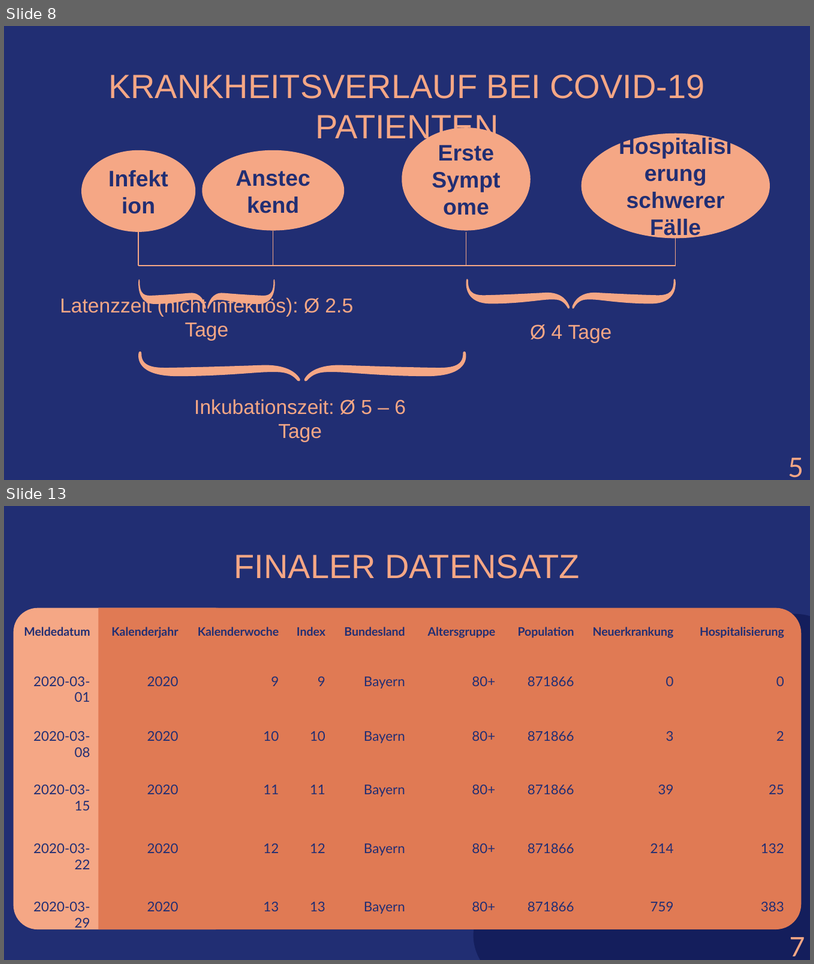
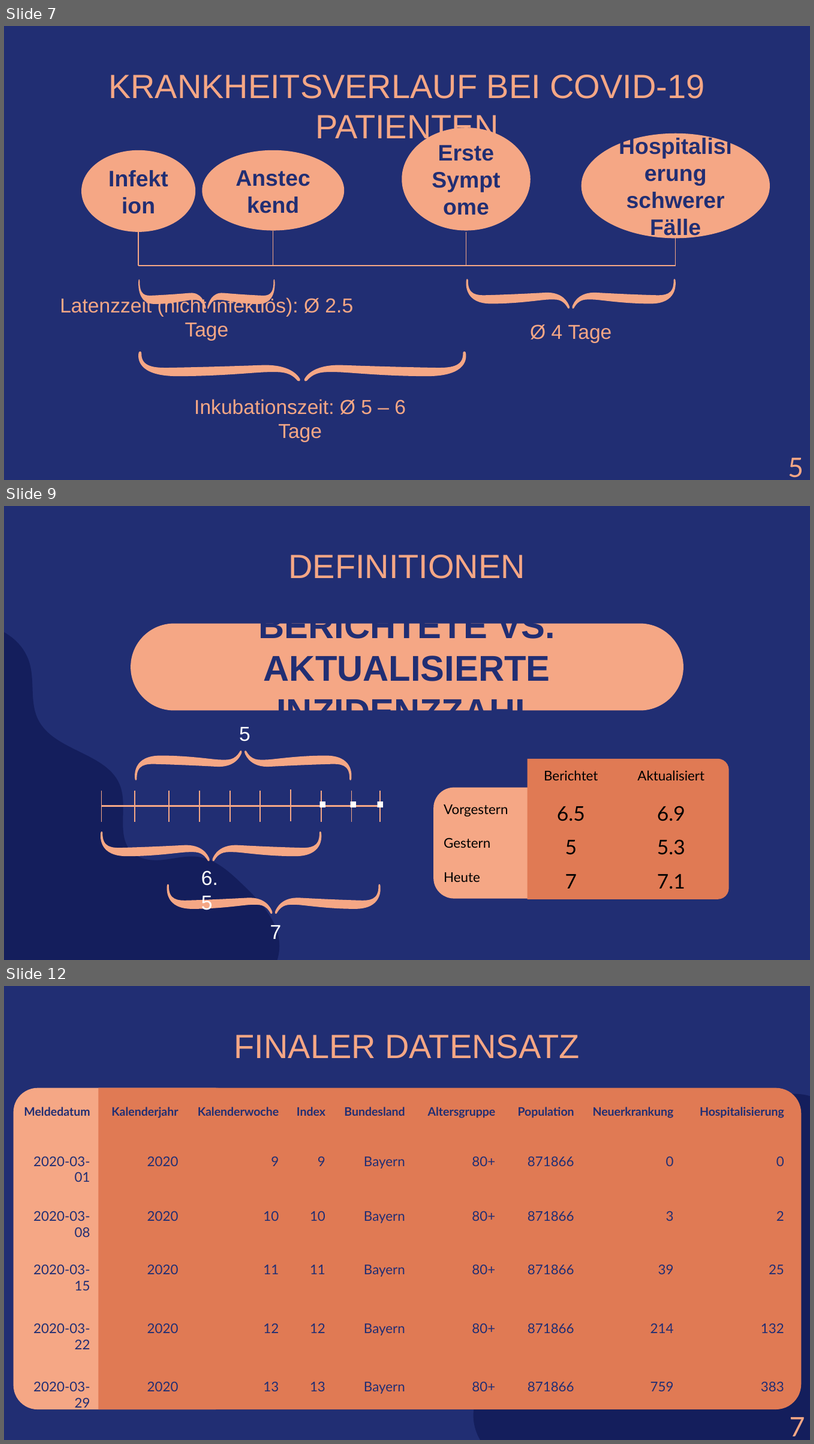
Before and after one commit to amarquard089/Covid19-Hospitalisierungsrate, a slide deck: Praesentation/COVID-19 Hospitalisierungsrate.pptx. Shown one above the other, each under a label of ours: slides 8 and 13 before the commit, slides 7, 9 and 12 after it; the slides between them are not shown. The pictures are 814x964 and 814x1444 pixels, drawn with LibreOffice and Linux fonts; fonts in the diff are those of the drawing. Boxes give left, top, right and bottom in pixels: in the first picture for what was removed or moved away, otherwise in the second. Text is boxed around its words. In the diff, an @@ line names an element or a change of style, - is before the commit and + after.

```diff
--- a/Praesentation/COVID-19 Hospitalisierungsrate.pptx
+++ b/Praesentation/COVID-19 Hospitalisierungsrate.pptx
@@ slide 9 added at [4, 506, 810, 960], background #212E73 @@
@@ title added at [288, 555, 525, 579], 30 pt, text #F5A785 @@
+DEFINITIONEN
@@ freeform shape added at [4, 621, 280, 960], fill #141E5C @@
@@ rounded rectangle added at [131, 624, 684, 711], fill #F5A785, 32 pt, text #212E73, bold @@
+BERICHTETE VS. AKTUALISIERTE INZIDENZZAHL
@@ text added at [239, 727, 251, 741], 18 pt, text #FFFFFF @@
+5
@@ freeform shape added at [135, 750, 351, 780], fill #F5A785 @@
@@ text added at [309, 763, 332, 820], 36 pt, text #FFFFFF, bold @@
+.
@@ text added at [340, 763, 363, 820], 36 pt, text #FFFFFF, bold @@
+.
@@ text added at [368, 763, 390, 820], 36 pt, text #FFFFFF, bold @@
+.
@@ table added at [436, 763, 728, 899], 4 rows, 3 columns @@
+ | Berichtet | Aktualisiert
+Vorgestern | 6.5 | 6.9
+Gestern | 5 | 5.3
+Heute | 7 | 7.1
@@ round same rect added at [527, 759, 729, 899], fill #E07A54 @@
@@ line added from (102, 790) to (102, 822), #F5A785 1 pt @@
@@ line added from (135, 790) to (135, 822), #F5A785 1 pt @@
@@ line added from (168, 790) to (168, 822), #F5A785 1 pt @@
@@ line added from (200, 790) to (200, 822), #F5A785 1 pt @@
@@ line added from (230, 790) to (230, 822), #F5A785 1 pt @@
@@ line added from (260, 790) to (260, 822), #F5A785 1 pt @@
@@ line added from (291, 789) to (291, 820), #F5A785 1 pt @@
@@ line added from (322, 790) to (322, 822), #F5A785 1 pt @@
@@ line added from (351, 790) to (351, 822), #F5A785 1 pt @@
@@ line added from (381, 790) to (381, 822), #F5A785 1 pt @@
@@ rounded rectangle added at [434, 787, 552, 899], fill #F5A785 @@
@@ line added from (102, 806) to (381, 806), #F5A785 1.5 pt @@
@@ freeform shape added at [101, 831, 322, 861], fill #F5A785 @@
@@ text added at [201, 870, 218, 913], 18 pt, text #FFFFFF @@
+6.5
@@ freeform shape added at [167, 884, 381, 914], fill #F5A785 @@
@@ text added at [270, 925, 282, 939], 18 pt, text #FFFFFF @@
+7
@@ what was slide 8 is now slide 7 @@
@@ what was slide 13 is now slide 12 @@
```
Also in this commit, not shown: 7 slides changed, 2 slides removed.
